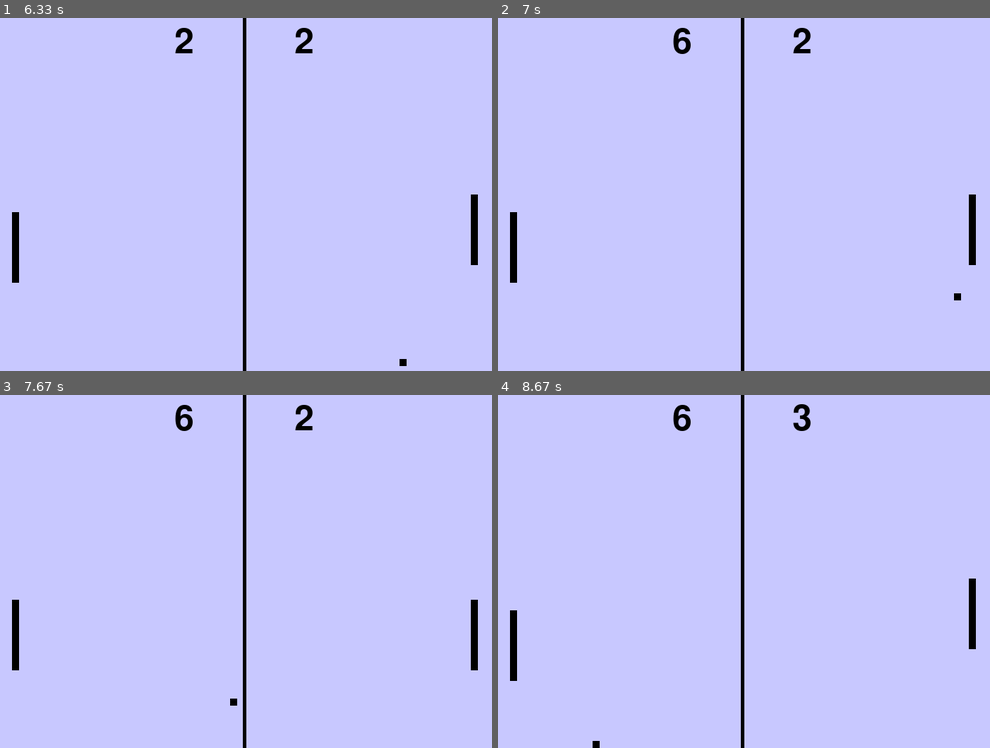
Above: before the commit, frames 1-4 (two rows, left to right).
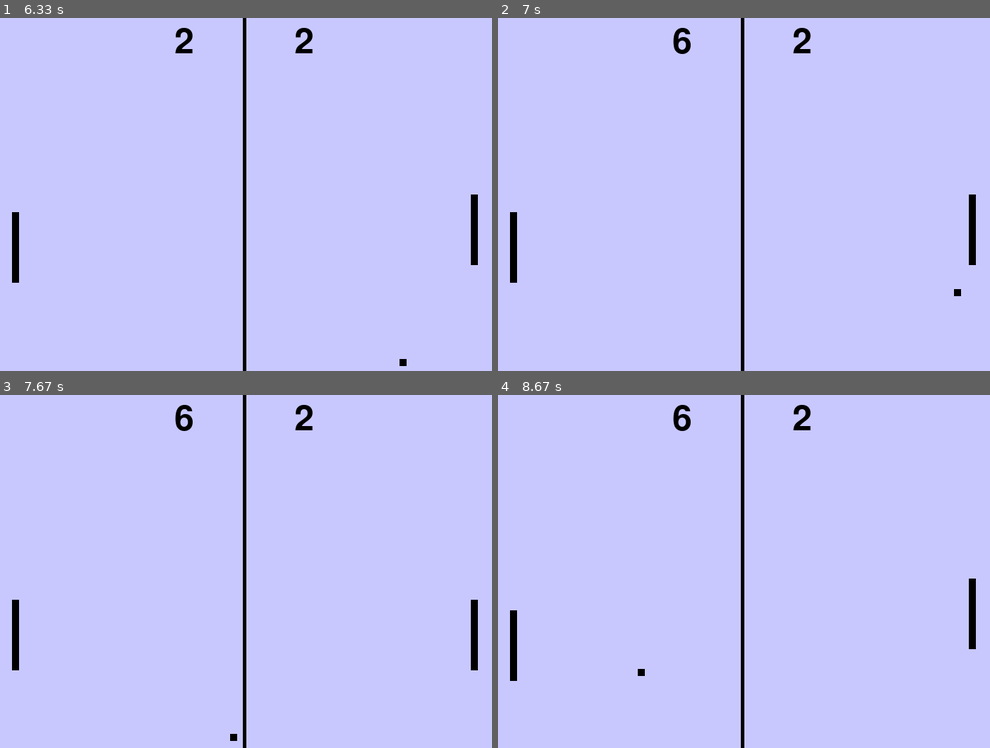
Above: after the commit, the same moments.

Repository: RageInTheCage/Random
Game: pygame game, started from Python/Pong/main.py
Two runs of this game, one before a commit and one after it. Both use one fixed random seed, a clock stepped at 60 frames per second and the inputs below.
Inputs:
- Up to frame 1 (6.33 s): hold Down 0.33-0.8 s; hold Up 0.83-1.2 s; hold Down 1.23-1.6 s; hold Up 1.63-1.93 s; tap A at 1.78, 2.85, 3.92, 5.05, 6.18 s; hold Down 1.97-2.27 s; hold Up 2.3-2.67 s; hold Down 2.7-3.07 s; hold Up 3.1-3.4 s; hold Down 3.43-3.73 s; hold Up 3.77-4.13 s; hold Down 4.17-4.53 s; hold Up 4.57-4.87 s; hold Down 4.9-5.2 s; hold Up 5.23-5.6 s; hold Down 5.63-6 s; hold Up from 6.03 s (still down)
- Up to frame 2 (7 s): release Up at 6.33 s; hold Down 6.37-6.67 s; hold Up from 6.7 s (still down)
- Up to frame 3 (7.67 s): release Up at 7.07 s; hold Down 7.1-7.47 s; tap A at 7.25 s; hold Up from 7.5 s (still down)
- Up to frame 4 (8.67 s): release Up at 7.8 s; hold Down 7.83-8.13 s; hold Up 8.17-8.53 s; tap A at 8.32 s; hold Down from 8.57 s (still down)

Frame 1 is identical in both runs. In frame 2, less than 0.1% of the frame differs, in the area x 92-95%, y 76-80%; in frame 3, less than 0.1%; in frame 4, 0.2%, in the area x 19-64%, y 2-100%.

Commit message:
Pong: Improved collision checking

Diff:
--- a/Python/Pong/Ball.py
+++ b/Python/Pong/Ball.py
@@ -20,12 +20,14 @@
         self.rect.x += self.delta_x
         self.rect.y += self.delta_y
 
-    def bounce(self):
-        self.bounce_x()
-        self.delta_y = randint(-8, 8)
-
     def bounce_x(self):
         self.delta_x = -self.delta_x
 
     def bounce_y(self):
         self.delta_y = -self.delta_y
+
+    def collision_check(self, sprite_list):
+        for sprite in sprite_list:
+            if pygame.sprite.collide_rect(self, sprite):
+                self.bounce_x()
+                self.delta_y = randint(-8, 8)
--- a/Python/Pong/main.py
+++ b/Python/Pong/main.py
@@ -1,3 +1,4 @@
+# Pong Game - Refactored from https://www.101computing.net/pong-tutorial-using-pygame-getting-started/
 import pygame
 from Python.Pong.Ball import Ball
 from Python.Pong.Paddle import Paddle
@@ -62,8 +63,7 @@
     if ball.rect.y > 490 or ball.rect.y < 0:
         ball.bounce_y()
 
-    if pygame.sprite.collide_mask(ball, paddle_a) or pygame.sprite.collide_mask(ball, paddle_b):
-        ball.bounce()
+    ball.collision_check([paddle_a, paddle_b])
 
     screen.fill(BACK_COLOR)
     draw_net()
Not shown, changed: .gitignore
